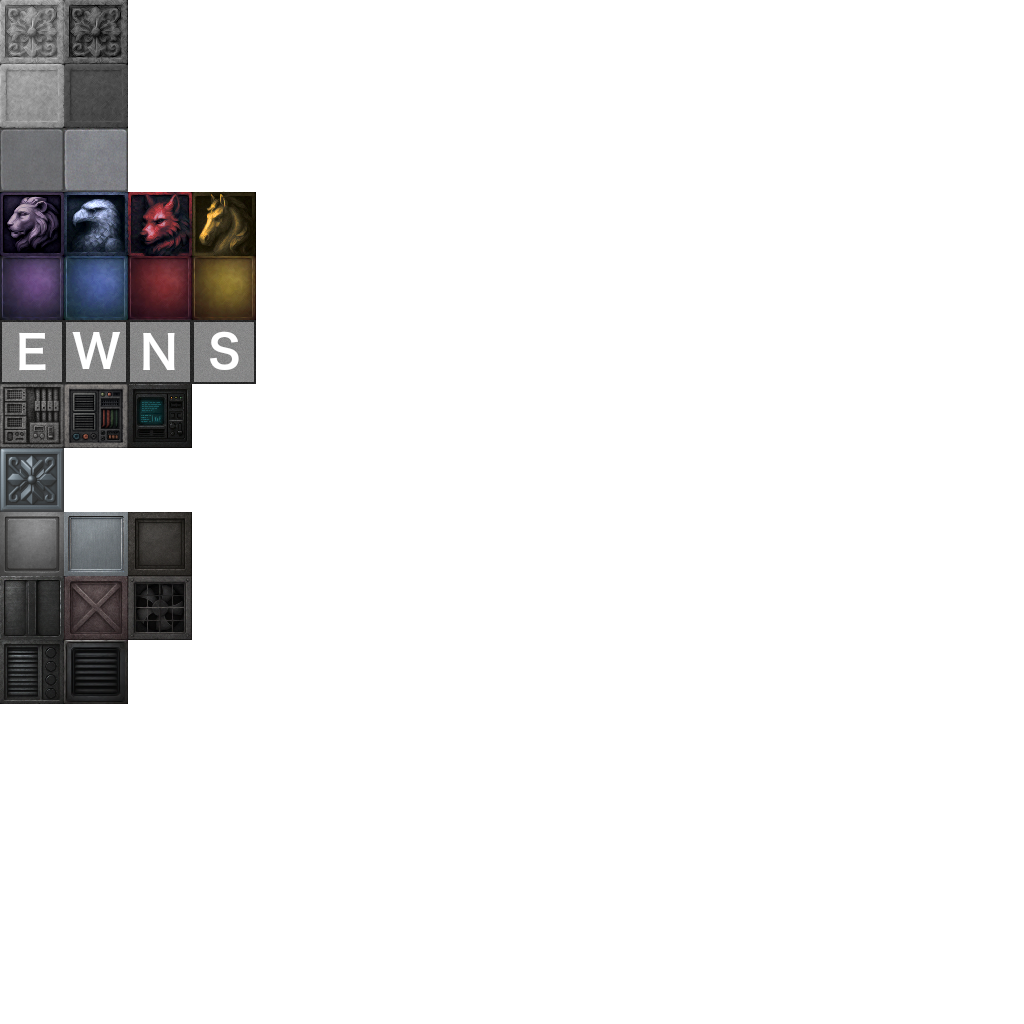
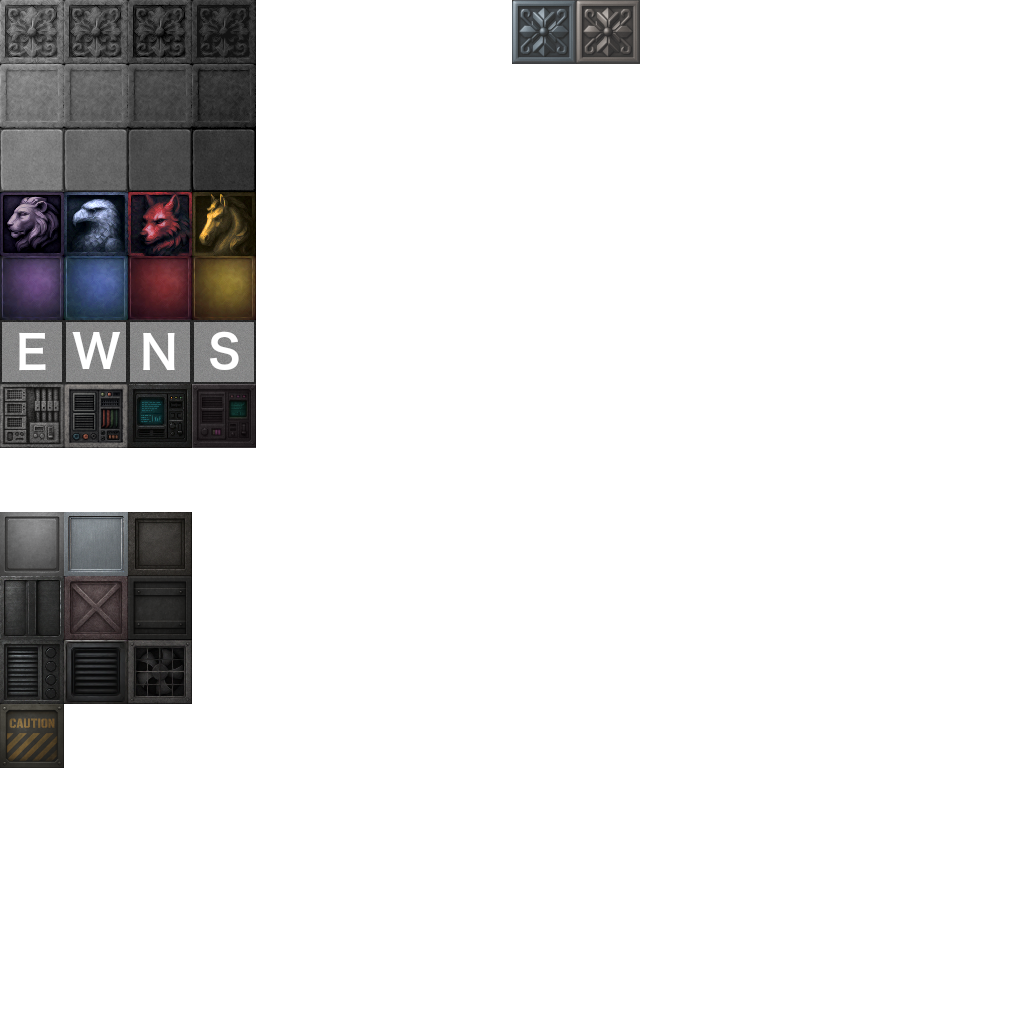
The second w=1024, h=1024 image is a revision of the first. Changes to its layers:
painted on "Layer" over [0, 0, 640, 768]
